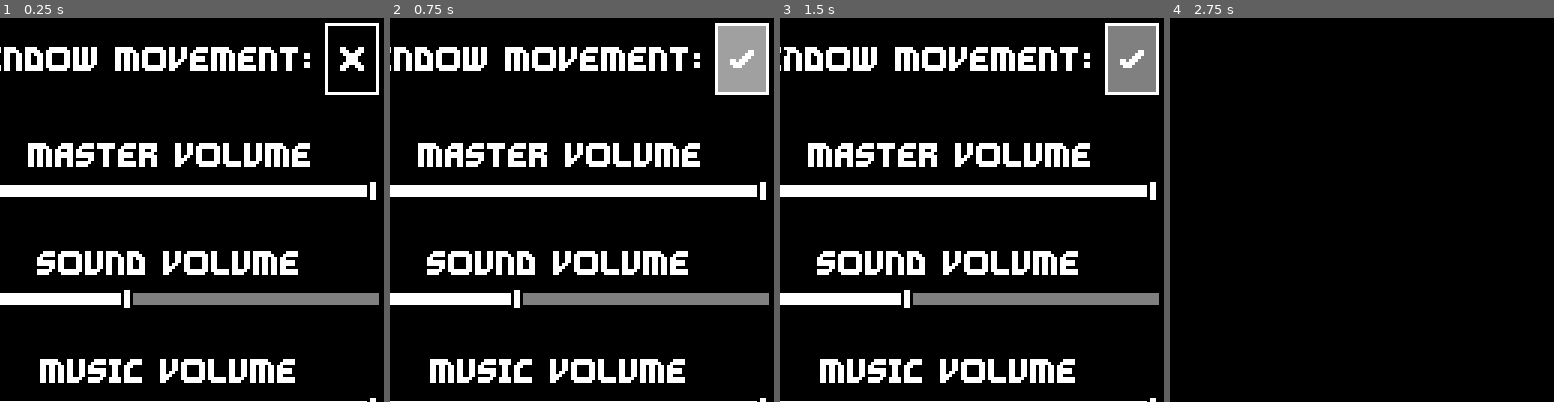
Above: before the commit, frames 1-4 (left to right).
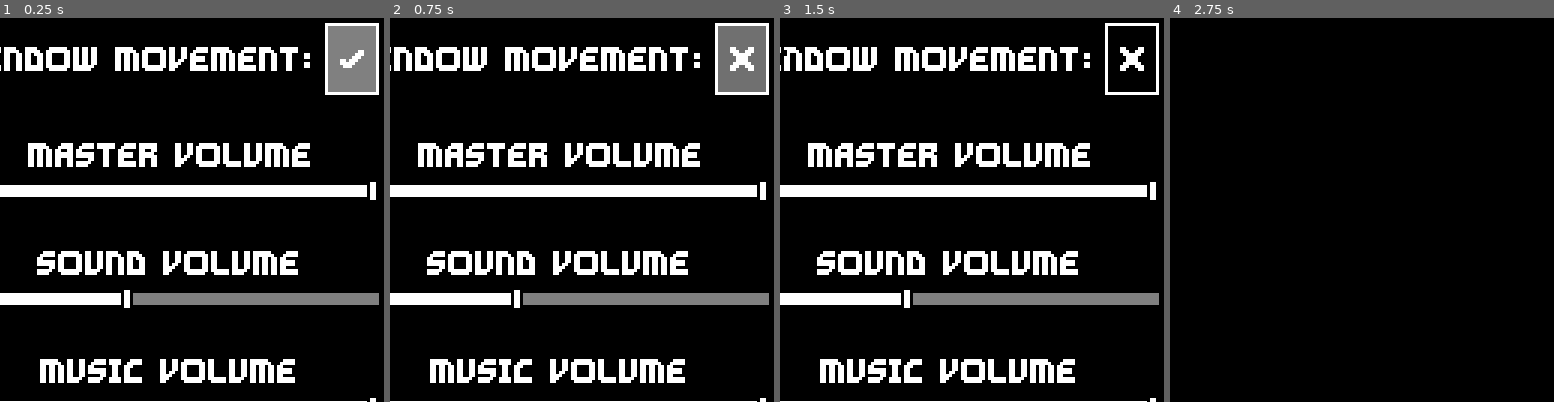
Above: after the commit, the same moments.

Repository: Ayabee527/mini-jam-155-wind
Game: Godot game, scene res://main_menu/options/options_menu.tscn
Two runs of this game, one before a commit and one after it. Both use one fixed random seed, a clock stepped at 60 frames per second and the inputs below. This scene is started directly instead of the project's main scene.
Inputs (mouse positions are % of the whole screen's width and height, from its top left):
- Up to frame 1 (0.25 s): no input
- Up to frame 2 (0.75 s): click (73, 29) at 0.5 s
- Up to frame 3 (1.5 s): click "BACK" at 1.25 s
- Up to frame 4 (2.75 s): move the mouse to (72, 45) at 2.02 s; hold D (move_right) from 2.03 s (still down); tap Backspace at 2.1 s; click (72, 45) at 2.17 s
The pictures show only the part of the screen within x 28-78%, y 24-74%; the shares and areas given below are measured in that part.

The runs differ from the first frame. In frame 1, 2.1% of the frame differs, in the area x 85-98%, y 2-20%; in frame 2, 2.1%; in frame 3, 2.1%; in frame 4, nothing differs.

Commit message:
data saving

Diff:
--- a/game/main/main.gd
+++ b/game/main/main.gd
@@ -24,6 +24,7 @@
 
 var time_alive: int = 0
 var game_overed: bool = false
+var updating_score: bool = false
 
 func _ready() -> void:
 	window = get_window()
@@ -33,9 +34,10 @@
 		1.0 - (life_timer.time_left / 12.0)
 	)
 
-	window_velocity = window_velocity.move_toward(Vector2.ZERO, 50.0 * delta)
+	if Global.window_movement:
+		window_velocity = window_velocity.move_toward(Vector2.ZERO, 50.0 * delta)
 
-	window.position += Vector2i(window_velocity * delta)
+		window.position += Vector2i(window_velocity * delta)
 
 	contain_window()
 
@@ -61,7 +63,8 @@
 		window_velocity.y *= bounce_factor
 
 func bump_window(direction: Vector2) -> void:
-	window_velocity += direction * 0.5
+	if Global.window_movement:
+		window_velocity += direction * 0.5
 
 	wind_momma.wind_speed *= direction.dot(wind_momma.wind_direction)
 	wind_momma.wind_direction = direction.normalized()
@@ -80,6 +83,9 @@
 		0.0, 5.0
 	)
 	tween.play()
+
+	if not updating_score:
+		allow_escape()
 
 func _on_player_bumped_wall(direction: Vector2) -> void:
 	wind_momma.wind_speed += direction.length()
@@ -140,21 +146,26 @@
 	timer_label.text = "[wave]" + get_time_text()
 
 
+func allow_escape() -> void:
+	var tween = create_tween().set_ease(Tween.EASE_IN_OUT).set_trans(Tween.TRANS_CUBIC)
+	tween.set_parallel()
+	tween.tween_property(
+		retry_butt, "modulate:a",
+		1.0, 1.0
+	).from(0.0)
+	tween.tween_property(
+		back_butt, "modulate:a",
+		1.0, 1.0
+	).from(0.0)
+	retry_butt.show()
+	back_butt.show()
+	tween.play()
+
 func _on_score_handler_score_updated(new_score: int) -> void:
+	Global.latest_score = new_score
+
 	if game_overed:
-		var tween = create_tween().set_ease(Tween.EASE_IN_OUT).set_trans(Tween.TRANS_CUBIC)
-		tween.set_parallel()
-		tween.tween_property(
-			retry_butt, "modulate:a",
-			1.0, 1.0
-		).from(0.0)
-		tween.tween_property(
-			back_butt, "modulate:a",
-			1.0, 1.0
-		).from(0.0)
-		retry_butt.show()
-		back_butt.show()
-		tween.play()
+		allow_escape()
 
 
 func _on_retry_pressed() -> void:
@@ -163,3 +174,7 @@
 
 func _on_back_pressed() -> void:
 	SceneSwitcher.switch_to("res://main_menu/main_menu.tscn")
+
+
+func _on_score_handler_score_updating() -> void:
+	updating_score = true
--- a/game/main/main.tscn
+++ b/game/main/main.tscn
@@ -280,6 +280,7 @@
 [connection signal="timeout" from="TimerTimer" to="." method="_on_timer_timer_timeout"]
 [connection signal="timeout" from="LifeTimer" to="." method="_on_life_timer_timeout"]
 [connection signal="score_updated" from="ScoreHandler" to="." method="_on_score_handler_score_updated"]
+[connection signal="score_updating" from="ScoreHandler" to="." method="_on_score_handler_score_updating"]
 [connection signal="pressed" from="BGColor/MarginContainer/Retry" to="." method="_on_retry_pressed"]
 [connection signal="pressed" from="BGColor/MarginContainer/Back" to="." method="_on_back_pressed"]
 [connection signal="collected" from="PlayerGoal" to="." method="_on_player_goal_collected"]
--- a/game/main/score_handler.gd
+++ b/game/main/score_handler.gd
@@ -1,5 +1,6 @@
 extends Node
 
+signal score_updating()
 signal score_updated(new_score: int)
 
 @export var timer_multiplier_curve: Curve
@@ -56,6 +57,8 @@
 
 func set_score(new_score: int):
 	score = max(0, new_score)
+	score_updating.emit()
+
 	var tween = create_tween()
 	tween.tween_method(
 		increment_score, last_score, score, 1.0
--- /dev/null
+++ b/game/main_menu/data_loader.gd
@@ -0,0 +1,45 @@
+class_name DataLoader
+extends Node
+
+const SAVE_PATH = "user://data.score"
+
+func save_data() -> void:
+	var data := {}
+	data.highscore = Global.high_score
+	data.hightime = Global.high_time
+	data.windowmove = Global.window_movement
+
+	data.master_volume = AudioServer.get_bus_volume_db(
+		AudioServer.get_bus_index("Master")
+	)
+	data.sfx_volume = AudioServer.get_bus_volume_db(
+		AudioServer.get_bus_index("sfx")
+	)
+	data.music_volume = AudioServer.get_bus_volume_db(
+		AudioServer.get_bus_index("music")
+	)
+
+	var file = FileAccess.open(SAVE_PATH, FileAccess.WRITE)
+	file.store_var(data)
+
+func load_data() -> void:
+	if FileAccess.file_exists(SAVE_PATH):
+		print("Save found!")
+		var file = FileAccess.open(SAVE_PATH, FileAccess.READ)
+		var data = file.get_var()
+
+		AudioServer.set_bus_volume_db(
+			AudioServer.get_bus_index("Master"), data.master_volume
+		)
+		AudioServer.set_bus_volume_db(
+			AudioServer.get_bus_index("sfx"), data.sfx_volume
+		)
+		AudioServer.set_bus_volume_db(
+			AudioServer.get_bus_index("music"), data.music_volume
+		)
+
+		Global.window_movement = data.windowmove
+		Global.high_score = data.highscore
+		Global.high_time = data.hightime
+	else:
+		print("Save not found!")
--- a/game/main_menu/main_menu.gd
+++ b/game/main_menu/main_menu.gd
@@ -1,9 +1,15 @@
 extends PanelContainer
 
+@export var data_loader: DataLoader
+
 func _ready() -> void:
+	data_loader.load_data()
+	data_loader.save_data()
+
 	SceneSwitcher.switch_in()
 
 func _on_quit_pressed() -> void:
+	data_loader.save_data()
 	get_tree().quit()
 
 
--- a/game/main_menu/main_menu.tscn
+++ b/game/main_menu/main_menu.tscn
@@ -1,8 +1,9 @@
-[gd_scene load_steps=8 format=3 uid="uid://dtffmmmmtbg8r"]
+[gd_scene load_steps=9 format=3 uid="uid://dtffmmmmtbg8r"]
 
 [ext_resource type="Script" path="res://main_menu/main_menu.gd" id="1_4r7go"]
 [ext_resource type="Script" path="res://main_menu/wind_holder.gd" id="1_d3t3r"]
 [ext_resource type="FontFile" uid="uid://dg0wgobwcnhf1" path="res://assets/fonts/GravityBold8.ttf" id="1_of1rs"]
+[ext_resource type="Script" path="res://main_menu/data_loader.gd" id="2_6rupi"]
 
 [sub_resource type="StyleBoxFlat" id="StyleBoxFlat_jdj60"]
 bg_color = Color(0, 0, 0, 1)
@@ -48,7 +49,7 @@
 border_width_bottom = 2
 border_color = Color(1, 1, 1, 1)
 
-[node name="MainMenu" type="PanelContainer"]
+[node name="MainMenu" type="PanelContainer" node_paths=PackedStringArray("data_loader")]
 anchors_preset = 15
 anchor_right = 1.0
 anchor_bottom = 1.0
@@ -56,6 +57,10 @@
 grow_vertical = 2
 theme_override_styles/panel = SubResource("StyleBoxFlat_jdj60")
 script = ExtResource("1_4r7go")
+data_loader = NodePath("DataLoader")
+
+[node name="DataLoader" type="Node" parent="."]
+script = ExtResource("2_6rupi")
 
 [node name="WindHolder" type="Node2D" parent="."]
 script = ExtResource("1_d3t3r")
--- a/game/main_menu/options/options_menu.gd
+++ b/game/main_menu/options/options_menu.gd
@@ -1,5 +1,17 @@
 extends PanelContainer
 
+@export var window_move_butt: CheckButton
+@export var sound: AudioStreamPlayer
+
+func _ready() -> void:
+	window_move_butt.button_pressed = Global.window_movement
 
 func _on_back_pressed() -> void:
 	SceneSwitcher.switch_to("res://main_menu/main_menu.tscn")
+
+func _on_check_button_toggled(toggled_on: bool) -> void:
+	Global.window_movement = toggled_on
+
+
+func _on_volume_slider_confirm_volume() -> void:
+	sound.play()
--- a/game/main_menu/options/options_menu.tscn
+++ b/game/main_menu/options/options_menu.tscn
@@ -6,6 +6,7 @@
 [ext_resource type="Texture2D" uid="uid://ca1aefaxi8xp7" path="res://assets/textures/check.png" id="2_tmccf"]
 [ext_resource type="Texture2D" uid="uid://b7ouovbvxenb0" path="res://assets/textures/notcheck.png" id="3_gp2vc"]
 [ext_resource type="AudioStream" uid="uid://bxulnxxri6way" path="res://assets/music/lil-guy-doing-big-things.ogg" id="6_n7p4d"]
+[ext_resource type="AudioStream" uid="uid://bigqmw32qq7sh" path="res://assets/sounds/2up.wav" id="7_s25g6"]
 
 [sub_resource type="StyleBoxFlat" id="StyleBoxFlat_tw356"]
 bg_color = Color(0, 0, 0, 1)
@@ -83,7 +84,7 @@
 border_width_bottom = 2
 border_color = Color(1, 1, 1, 1)
 
-[node name="OptionsMenu" type="PanelContainer"]
+[node name="OptionsMenu" type="PanelContainer" node_paths=PackedStringArray("window_move_butt", "sound")]
 anchors_preset = 15
 anchor_right = 1.0
 anchor_bottom = 1.0
@@ -91,6 +92,8 @@
 grow_vertical = 2
 theme_override_styles/panel = SubResource("StyleBoxFlat_tw356")
 script = ExtResource("1_y0nrf")
+window_move_butt = NodePath("MarginContainer/CenterContainer/VBoxContainer/WindowMove/CheckButton")
+sound = NodePath("Sound")
 
 [node name="MarginContainer" type="MarginContainer" parent="."]
 layout_mode = 2
@@ -181,8 +184,15 @@
 
 [node name="Music" type="AudioStreamPlayer" parent="."]
 stream = ExtResource("6_n7p4d")
-volume_db = -20.0
+volume_db = -5.0
 autoplay = true
 bus = &"music"
 
+[node name="Sound" type="AudioStreamPlayer" parent="."]
+stream = ExtResource("7_s25g6")
+bus = &"sfx"
+
+[connection signal="toggled" from="MarginContainer/CenterContainer/VBoxContainer/WindowMove/CheckButton" to="." method="_on_check_button_toggled"]
+[connection signal="confirm_volume" from="MarginContainer/CenterContainer/VBoxContainer/Master/VolumeSlider" to="." method="_on_volume_slider_confirm_volume"]
+[connection signal="confirm_volume" from="MarginContainer/CenterContainer/VBoxContainer/Sound/VolumeSlider" to="." method="_on_volume_slider_confirm_volume"]
 [connection signal="pressed" from="MarginContainer/Back" to="." method="_on_back_pressed"]
--- a/game/project.godot
+++ b/game/project.godot
@@ -10,8 +10,9 @@
 
 [application]
 
-config/name="wind jam"
+config/name="Wind Of Change"
 run/main_scene="res://main_menu/main_menu.tscn"
+config/use_custom_user_dir=true
 config/features=PackedStringArray("4.2", "GL Compatibility")
 config/icon="res://icon.svg"
 
Not shown: 1 places in game/main_menu/options/options_menu.tscn that only renumber resources
Not shown, changed: game/kanban_tasks_data.kanban
